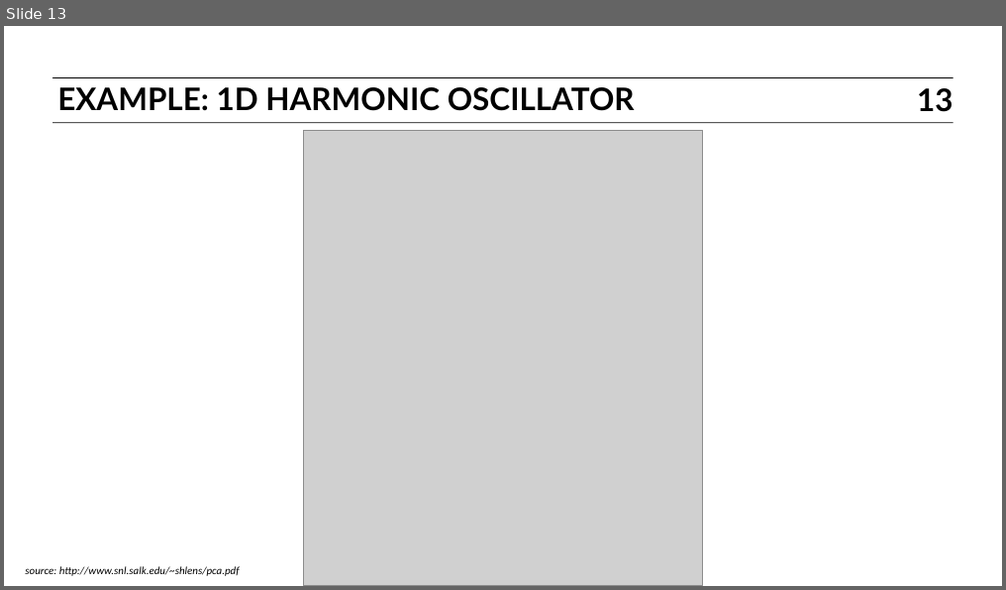
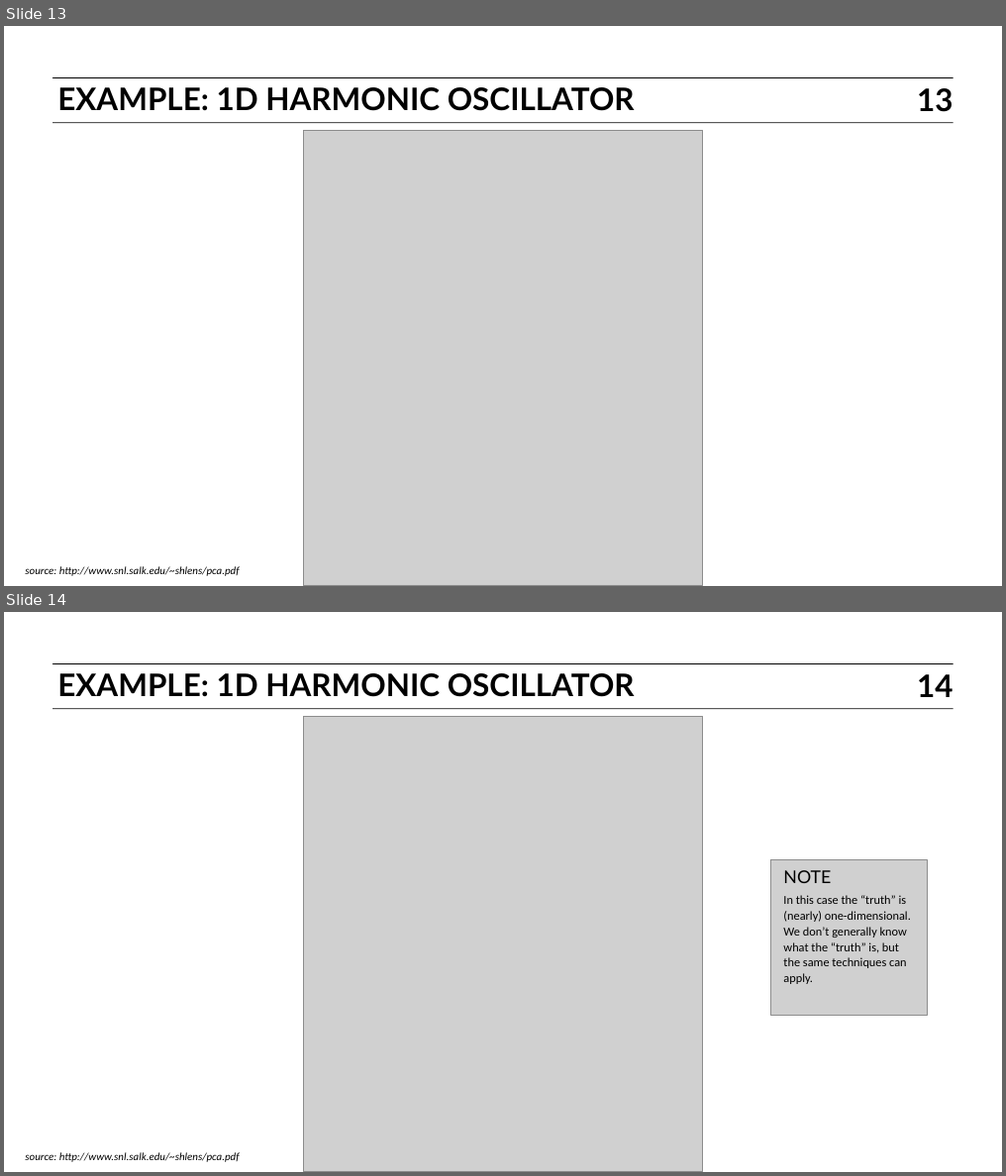
Before and after one commit to ajschumacher/gadsdc, a slide deck: 17-dim_reduc/slides.pptx. Shown one above the other, each under a label of ours: slide 13 before the commit, slides 13 and 14 after it. The pictures are 1006x590 and 1006x1176 pixels, drawn with LibreOffice and Linux fonts; fonts in the diff are those of the drawing; grey boxes stand for pictures. Boxes give left, top, right and bottom in pixels: in the first picture for what was removed or moved away, otherwise in the second. Text is boxed around its words. In the diff, an @@ line names an element or a change of style, - is before the commit and + after.

```diff
--- a/17-dim_reduc/slides.pptx
+++ b/17-dim_reduc/slides.pptx
@@ slide 14 added at (4, 612, 1002, 1172), background #FFFFFF; not listed: 2 template elements that a slide beside it also shows @@
@@ text added at (57, 673, 635, 697), 23 pt, text #000000, bold @@
+EXAMPLE: 1D HARMONIC OSCILLATOR
@@ page number added at (917, 674, 952, 697), 23 pt, text #000000, bold @@
+14
@@ picture added at (303, 716, 703, 1172) @@
@@ picture added at (771, 860, 927, 1016) @@
@@ text added at (783, 870, 831, 883), 13 pt, text #000000 @@
+NOTE
@@ text added at (783, 895, 911, 984), 9 pt, text #000000 @@
+In this case the “truth” is (nearly) one-dimensional. We don’t generally know what the “truth” is, but the same techniques can apply.
@@ text added at (25, 1153, 240, 1162), 8 pt, text #000000, italic @@
+source: http://www.snl.salk.edu/~shlens/pca.pdf
```
Also in this commit, not shown: 11 slides changed, 9 other slides added, 1 other file.
